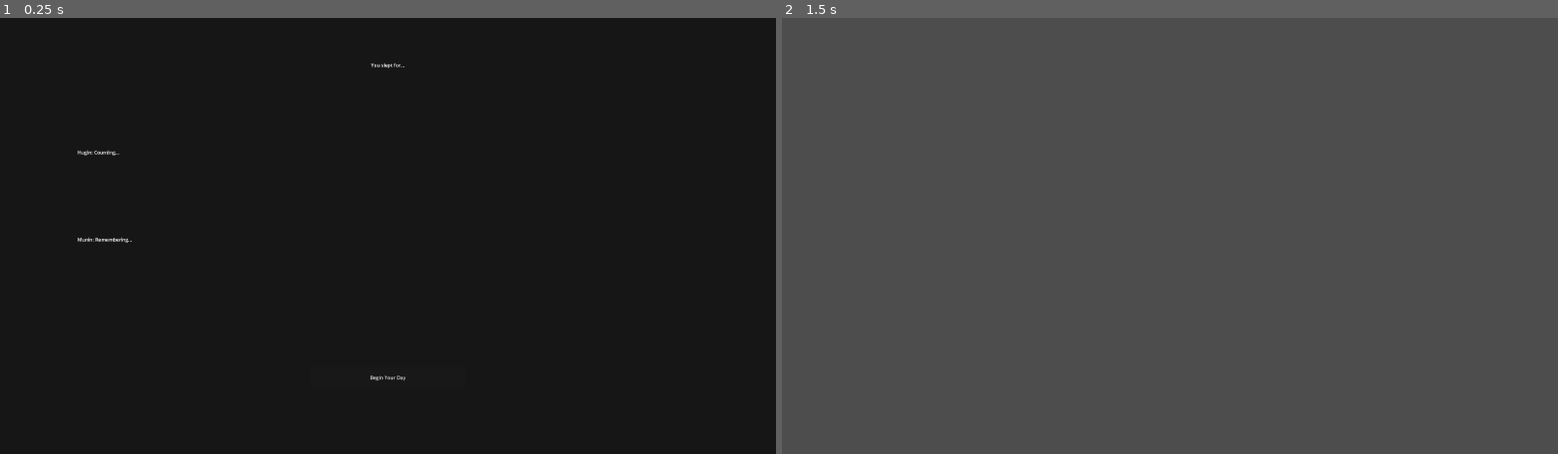
Above: before the commit, frames 1-2 (left to right).
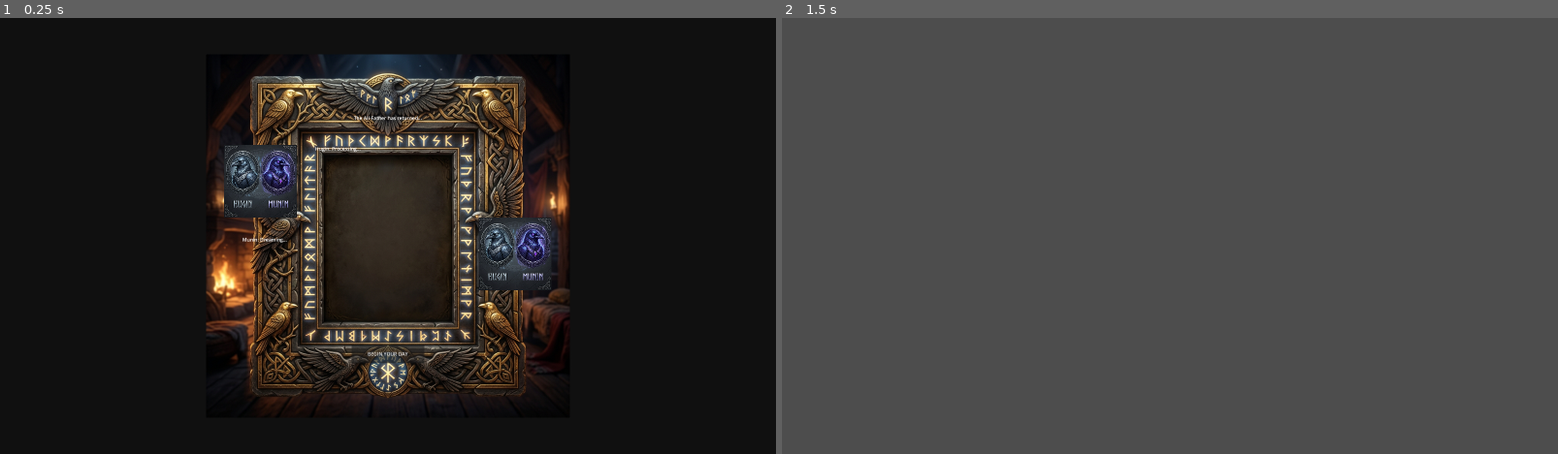
Above: after the commit, the same moments.

Repository: Jordannewman90/CozyOdin
Game: Godot game, scene res://ui/raven_dashboard/RavenDashboard.tscn
The game is run twice, just before and just after one commit, with the same random seed, the same clock (stepped at 60 frames per second) and the same inputs. This scene is started directly instead of the project's main scene.
Inputs (mouse positions are in pixels of both pictures, inside the frame that each line leads up to):
- Up to frame 1 (0.25 s): no input
- Up to frame 2 (1.5 s): click "Begin Your Day" (after the commit: "BEGIN YOUR DAY") at 0.5 s; tap Enter (ui_accept) at 1.25 s; move the mouse to (1340, 214) at 1.27 s; hold D (move_right) from 1.28 s (still down); hold Q (deploy) from 1.28 s (still down); click (1340, 214) at 1.42 s

The runs differ from the first frame. In frame 1, 20% of the frame differs, in the area x 10-74%, y 8-89%; in frame 2, nothing differs.

Commit message:
UI Upgrade: Replaced Raven Dashboard overlay with 'Divine Tablet' and added Hugin/Munin portraits

Diff:
--- a/project/ui/raven_dashboard/RavenDashboard.gd
+++ b/project/ui/raven_dashboard/RavenDashboard.gd
@@ -2,9 +2,9 @@
 
 class_name RavenDashboard
 
-@onready var hugin_label = $HuginText
-@onready var munin_label = $MuninText
-@onready var time_label = $TimeSleptLabel
+@onready var hugin_label = $TabletFrame/HuginText
+@onready var munin_label = $TabletFrame/MuninText
+@onready var time_label = $TabletFrame/TimeSleptLabel
 
 var hugin_facts = [
 	"The supply lines held firm.",
--- a/project/ui/raven_dashboard/RavenDashboard.tscn
+++ b/project/ui/raven_dashboard/RavenDashboard.tscn
@@ -1,56 +1,101 @@
-[gd_scene load_steps=2 format=3]
+[gd_scene load_steps=4 format=3]
 
 [ext_resource type="Script" path="res://ui/raven_dashboard/RavenDashboard.gd" id="1_script"]
+[ext_resource type="Texture2D" path="res://assets/ui/raven_dashboard_tablet.png" id="2_tablet"]
+[ext_resource type="Texture2D" path="res://assets/ui/raven_portraits.png" id="3_ravens"]
 
 [node name="RavenDashboard" type="CanvasLayer"]
+process_mode = 3
 script = ExtResource("1_script")
 
-[node name="Background" type="ColorRect" parent="."]
+[node name="Dimmer" type="ColorRect" parent="."]
 anchors_preset = 15
 anchor_right = 1.0
 anchor_bottom = 1.0
 grow_horizontal = 2
 grow_vertical = 2
-color = Color(0, 0, 0, 0.705882)
+color = Color(0, 0, 0, 0.784314)
 
-[node name="TimeSleptLabel" type="Label" parent="."]
+[node name="TabletFrame" type="TextureRect" parent="."]
+anchors_preset = 8
+anchor_left = 0.5
+anchor_top = 0.5
+anchor_right = 0.5
+anchor_bottom = 0.5
+offset_left = -600.0
+offset_top = -600.0
+offset_right = 600.0
+offset_bottom = 600.0
+grow_horizontal = 2
+grow_vertical = 2
+texture = ExtResource("2_tablet")
+expand_mode = 1
+stretch_mode = 5
+
+[node name="HuginPortrait" type="TextureRect" parent="TabletFrame"]
+layout_mode = 1
 anchors_preset = -1
-anchor_left = 0.1
-anchor_top = 0.1
+anchor_left = 0.05
+anchor_top = 0.25
+anchor_right = 0.25
+anchor_bottom = 0.45
+texture = ExtResource("3_ravens")
+expand_mode = 1
+stretch_mode = 5
+region_enabled = true
+region_rect = Rect2(0, 0, 512, 1024)
+
+[node name="MuninPortrait" type="TextureRect" parent="TabletFrame"]
+layout_mode = 1
+anchors_preset = -1
+anchor_left = 0.75
+anchor_top = 0.45
+anchor_right = 0.95
+anchor_bottom = 0.65
+texture = ExtResource("3_ravens")
+expand_mode = 1
+stretch_mode = 5
+region_enabled = true
+region_rect = Rect2(512, 0, 512, 1024)
+
+[node name="TimeSleptLabel" type="Label" parent="TabletFrame"]
+layout_mode = 1
+anchors_preset = -1
+anchor_left = 0.2
+anchor_top = 0.15
+anchor_right = 0.8
+anchor_bottom = 0.2
+text = "The All-Father has returned..."
+horizontal_alignment = 1
+vertical_alignment = 1
+
+[node name="HuginText" type="Label" parent="TabletFrame"]
+layout_mode = 1
+anchors_preset = -1
+anchor_left = 0.3
+anchor_top = 0.25
 anchor_right = 0.9
-anchor_bottom = 0.2
-grow_horizontal = 2
-text = "You slept for..."
-horizontal_alignment = 1
-
-[node name="HuginText" type="Label" parent="."]
-anchors_preset = -1
-anchor_left = 0.1
-anchor_top = 0.3
-anchor_right = 0.9
-anchor_bottom = 0.45
-grow_horizontal = 2
-text = "Hugin: Counting..."
+anchor_bottom = 0.4
+text = "Hugin: Processing..."
 autowrap_mode = 3
 
-[node name="MuninText" type="Label" parent="."]
+[node name="MuninText" type="Label" parent="TabletFrame"]
+layout_mode = 1
 anchors_preset = -1
 anchor_left = 0.1
 anchor_top = 0.5
-anchor_right = 0.9
+anchor_right = 0.7
 anchor_bottom = 0.65
-grow_horizontal = 2
-text = "Munin: Remembering..."
+text = "Munin: Dreaming..."
 autowrap_mode = 3
 
-[node name="ContinueButton" type="Button" parent="."]
+[node name="ContinueButton" type="Button" parent="TabletFrame"]
+layout_mode = 1
 anchors_preset = -1
 anchor_left = 0.4
 anchor_top = 0.8
 anchor_right = 0.6
 anchor_bottom = 0.85
-grow_horizontal = 2
-grow_vertical = 0
-text = "Begin Your Day"
+text = "BEGIN YOUR DAY"
 
-[connection signal="pressed" from="ContinueButton" to="." method="_on_continue_button_pressed"]
+[connection signal="pressed" from="TabletFrame/ContinueButton" to="." method="_on_continue_button_pressed"]
Binary file added: project/assets/ui/raven_dashboard_tablet.png
Not shown, added: project/assets/ui/raven_dashboard_tablet.png.import
Binary file added: project/assets/ui/raven_portraits.png
Not shown, added: project/assets/ui/raven_portraits.png.import
